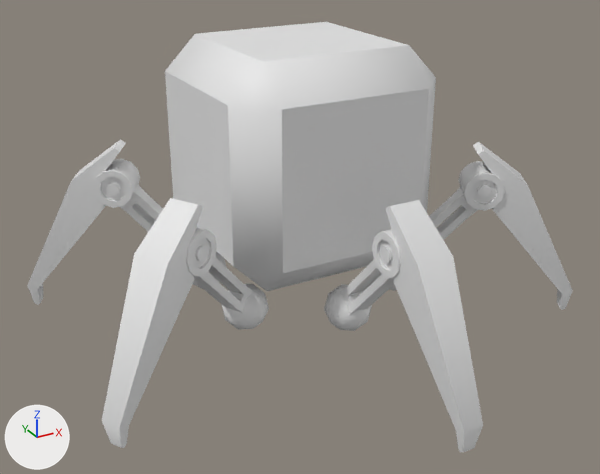
Renders of the FBX model PlanetHopper/models/ROBOT_vA_01.fbx from each side of a commit.
Before and after are seen from a 50 mm lens placed at (-1.155, -2.109, 0.83), pointed at (-0.029, -0.062, -0.193). The lights are fixed; the arrows at lower left show +X, +Y and +Z. The picture after the commit comes second. Where no turn or scale is listed for an object, it has been applied to the vertices.

The first picture shows 'BODY', 'Hip_3', 'Hip_5', 'Hip_6', 'Knee_3', 'Knee_4', 'Knee_5', 'Knee_6', 'LowerLeg_3', 'LowerLeg_4', 'LowerLeg_5', 'LowerLeg_6', 'UpperLeg_3', 'UpperLeg_4', 'UpperLeg_5', 'UpperLeg_6'.
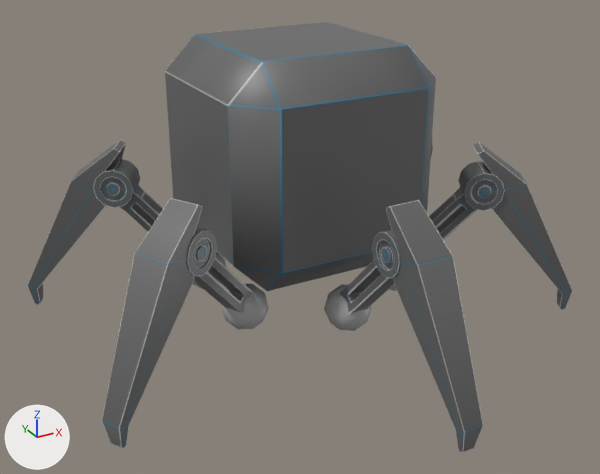
Location of each change, (x1, y1, x2, y2) in pixels of the pictures (600 x 474 px):
'BODY', recoloured (white to grey)
    both: (165, 22, 436, 291)
'Knee_3', recoloured (white to grey)
    both: (93, 159, 140, 208)
'Knee_4', recoloured (white to grey)
    both: (458, 161, 505, 211)
'UpperLeg_6', recoloured (white to grey)
    both: (194, 257, 253, 313)
'UpperLeg_5', recoloured (white to grey)
    both: (339, 260, 394, 314)
'UpperLeg_4', recoloured (white to black)
    both: (429, 186, 477, 240)
'Hip_6', recoloured (white to grey)
    both: (221, 283, 269, 330)
'Hip_5', recoloured (white to grey)
    both: (324, 284, 372, 331)
'Knee_6', recoloured (white to grey)
    both: (186, 228, 217, 276)
'Knee_5', recoloured (white to grey)
    both: (372, 229, 401, 278)
'UpperLeg_3', recoloured (white to grey)
    both: (120, 185, 163, 232)
'Hip_3', recoloured
    both: (193, 251, 226, 289)
part 1 of me_mesh_016, recoloured (white to grey)
    both: (473, 142, 573, 310)
part 2 of me_mesh_012, added
    after: (104, 144, 126, 206)
part 3 of me_mesh_012, recoloured (white to grey)
    both: (27, 140, 126, 305)
part 4 of me_mesh_020, recoloured (white to grey)
    both: (386, 200, 483, 452)
part 5 of me_mesh_024, recoloured (white to grey)
    both: (102, 198, 203, 448)

Patch to the scene script:
```diff
--- a/PlanetHopper/models/ROBOT_vA_01.fbx.py
+++ b/PlanetHopper/models/ROBOT_vA_01.fbx.py
@@ mat_robot @@
+mat_robot = bpy.data.materials.new('Robot')
+# uses the picture img_uv_layout_png
@@ me_mesh_023 @@
 me_mesh_023.from_pydata(...)  # 122 vertices, 132 faces; spans x -0.081..0.081, y -0.08..0.08, z -0.06..0.06
+me_mesh_023.materials.append(mat_robot)
@@ me_mesh @@
 me_mesh.from_pydata(...)  # 24 vertices, 26 faces; spans x -32.5..32.5, y -32.5..32.5, z -32.5..32.5
+me_mesh.materials.append(mat_robot)
@@ me_mesh_018 @@
 me_mesh_018.from_pydata(...)  # 32 vertices, 32 faces; spans x -0.035..0.035, y -0.128..0.128, z -0.133..0.133
+me_mesh_018.materials.append(mat_robot)
@@ me_mesh_021 @@
 me_mesh_021.from_pydata(...)  # 38 vertices, 72 faces; spans x -0.0695..0.0695, y -0.0698..0.0698, z -0.0695..0.0695
+me_mesh_021.materials.append(mat_gray)  # grey #aaaaaa
@@ me_mesh_022 @@
 me_mesh_022.from_pydata(...)  # 32 vertices, 32 faces; spans x -0.128..0.128, y -0.094..0.094, z -0.133..0.133
+me_mesh_022.materials.append(mat_robot)
@@ me_mesh_024 @@
-me_mesh_024.from_pydata(...)  # 22 vertices, 18 faces; spans x -0.219..0.114, y -0.143..0.091, z -0.403..0.143
+me_mesh_024.from_pydata(...)  # 22 vertices, 19 faces; spans x -0.219..0.114, y -0.143..0.091, z -0.403..0.143
+# me_mesh_024 part 5: 18 faces spanning x -0.219..0.114, y -0.143..0.091, z -0.403..0.143 switch from no material to mat_robot
+# edits to the shape of me_mesh_024 do not show in these pictures
@@ me_mesh_009 @@
 me_mesh_009.from_pydata(...)  # 38 vertices, 72 faces; spans x -0.0695..0.0695, y -0.0698..0.0698, z -0.0695..0.0695
+me_mesh_009.materials.append(mat_gray)  # grey #aaaaaa
@@ me_mesh_014 @@
 me_mesh_014.from_pydata(...)  # 32 vertices, 32 faces; spans x -0.128..0.128, y -0.094..0.094, z -0.133..0.133
+me_mesh_014.materials.append(mat_robot)
@@ me_mesh_015 @@
 me_mesh_015.from_pydata(...)  # 122 vertices, 132 faces; spans x -0.081..0.081, y -0.08..0.08, z -0.06..0.06
+me_mesh_015.materials.append(mat_robot)
@@ me_mesh_016 @@
-me_mesh_016.from_pydata(...)  # 22 vertices, 18 faces; spans x -0.114..0.219, y -0.143..0.091, z -0.403..0.143
+me_mesh_016.from_pydata(...)  # 22 vertices, 20 faces; spans x -0.114..0.219, y -0.143..0.091, z -0.403..0.143
+# me_mesh_016 part 1: 18 faces spanning x -0.114..0.219, y -0.143..0.091, z -0.403..0.143 switch from no material to mat_robot
+# edits to the shape of me_mesh_016 do not show in these pictures
@@ me_mesh_012 @@
 # verts and faces of me_mesh_012; kept vertices keep their numbers, new ones are numbered from 22
-me_mesh_012.from_pydata(...)  # 22 vertices, 18 faces; spans x -0.219..0.114, y -0.091..0.143, z -0.403..0.143
+me_mesh_012.from_pydata(...)  # 22 vertices, 19 faces; spans x -0.219..0.114, y -0.091..0.143, z -0.403..0.143
+# me_mesh_012 part 2
+faces += [(1, 4, 5, 14, 13, 2)]
+# me_mesh_012 part 3: 18 faces spanning x -0.219..0.114, y -0.091..0.143, z -0.403..0.143 switch from no material to mat_robot
@@ me_mesh_011 @@
 me_mesh_011.from_pydata(...)  # 122 vertices, 132 faces; spans x -0.081..0.081, y -0.08..0.08, z -0.06..0.06
+me_mesh_011.materials.append(mat_robot)
@@ me_mesh_010 @@
 me_mesh_010.from_pydata(...)  # 32 vertices, 32 faces; spans x -0.128..0.128, y -0.094..0.094, z -0.133..0.133
+me_mesh_010.materials.append(mat_robot)
@@ me_mesh_017 @@
 me_mesh_017.from_pydata(...)  # 38 vertices, 72 faces; spans x -0.07..0.07, y -0.0695..0.0695, z -0.0695..0.0695
+me_mesh_017.materials.append(mat_gray)  # grey #aaaaaa
@@ me_mesh_019 @@
 me_mesh_019.from_pydata(...)  # 122 vertices, 132 faces; spans x -0.0575..0.0575, y -0.0598..0.0598, z -0.0598..0.0598
+me_mesh_019.materials.append(mat_robot)
@@ me_mesh_020 @@
-me_mesh_020.from_pydata(...)  # 22 vertices, 18 faces; spans x -0.053..0.053, y -0.236..0.106, z -0.403..0.143
+me_mesh_020.from_pydata(...)  # 22 vertices, 19 faces; spans x -0.053..0.053, y -0.236..0.106, z -0.403..0.143
+# me_mesh_020 part 4: 18 faces spanning x -0.053..0.053, y -0.236..0.106, z -0.403..0.143 switch from no material to mat_robot
+# edits to the shape of me_mesh_020 do not show in these pictures
```
